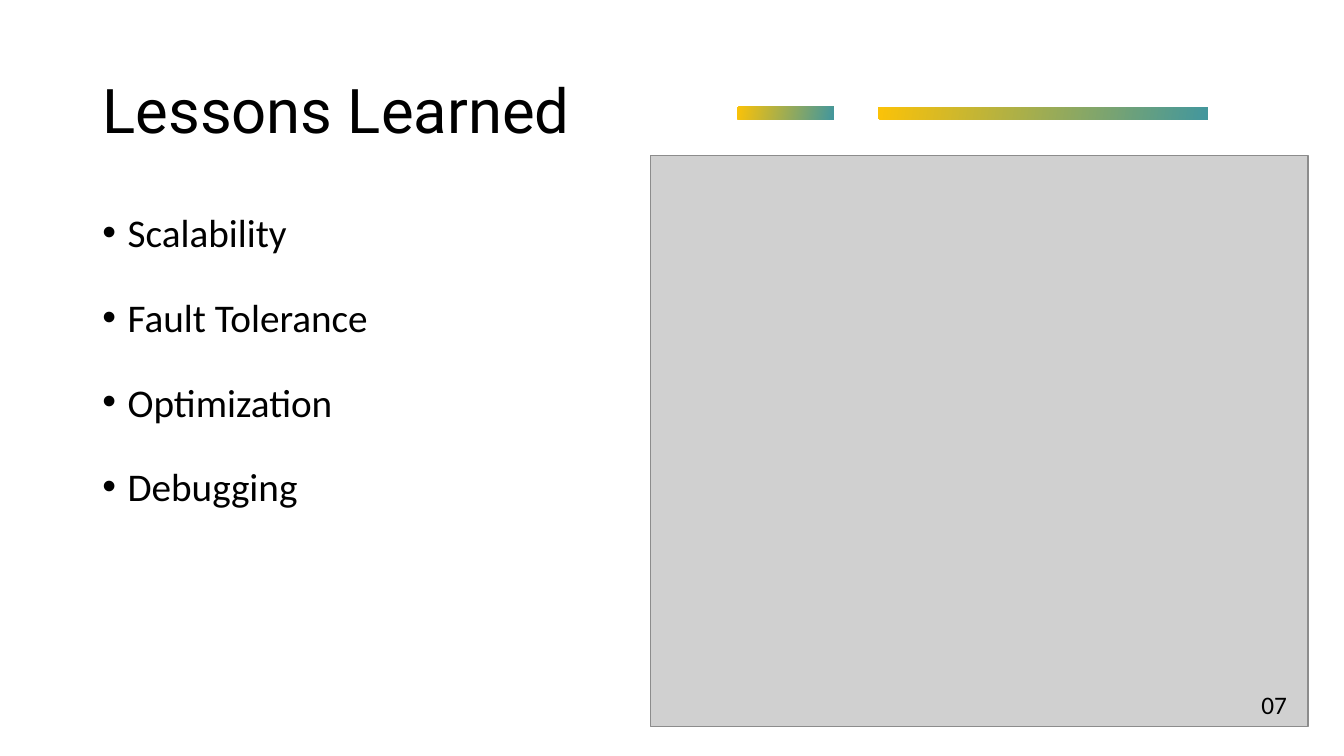
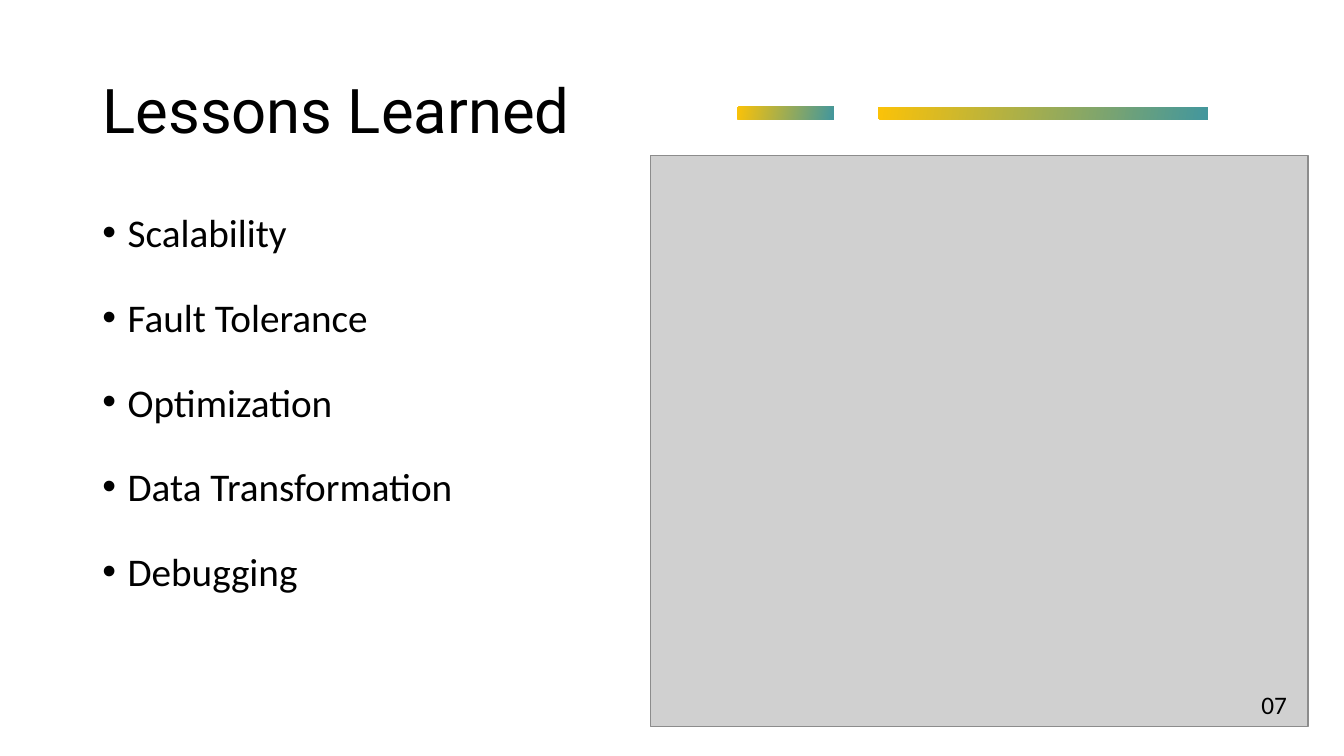
Before and after one commit to john-ml-dev/econdb_project, a slide deck: slide 7 of Docs/EconSage_Project.pptx. Drawn at 1344x756 pixels with LibreOffice and Linux fonts; fonts in the diff are those of the drawing; grey boxes stand for pictures. Boxes give left, top, right and bottom in pixels: in the first picture for what was removed or moved away, otherwise in the second. Text is boxed around its words. In the diff, an @@ line names an element or a change of style, - is before the commit and + after.

```diff
--- a/Docs/EconSage_Project.pptx
+++ b/Docs/EconSage_Project.pptx
@@ text at (x1=128, y1=474, x2=452, y2=502): paragraph added @@
+• Data Transformation
```
Also in this commit, not shown: 9 other slides changed, 3 other files.
